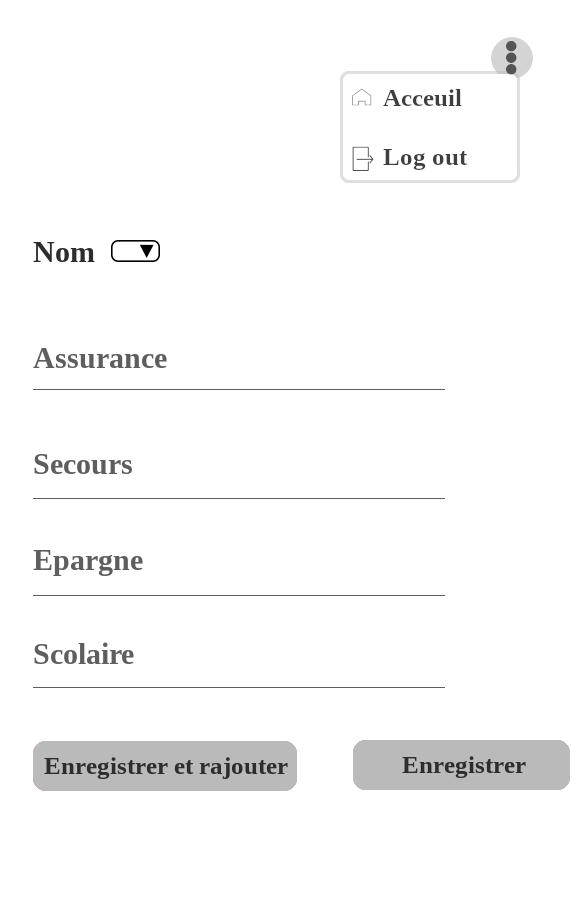
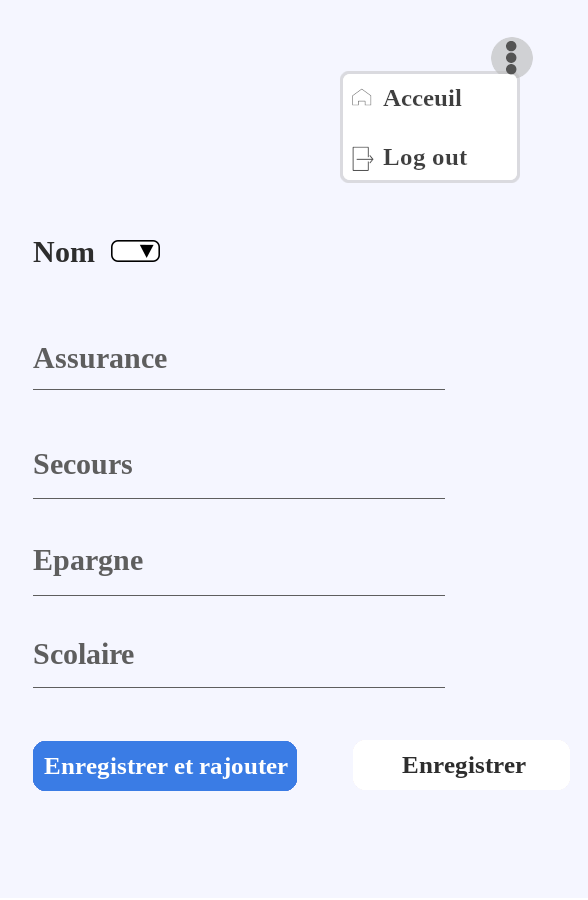
Comparing the layer stacks of the two 588 × 900 images. Changes:
painted on "Enregistrer et rajouter" over [left=44, top=757, right=288, bottom=779]
painted on "cadre #1" over [left=353, top=740, right=570, bottom=790]
painted on "cadre" over [left=33, top=741, right=297, bottom=791]
painted on "cote_fonction" over [left=0, top=0, right=588, bottom=898]
